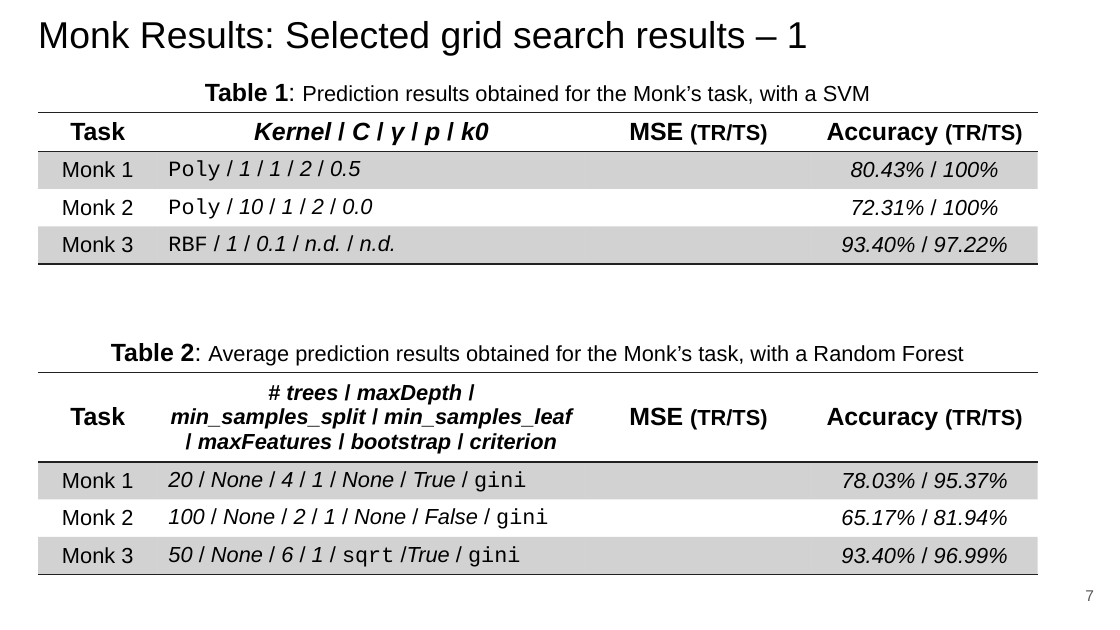
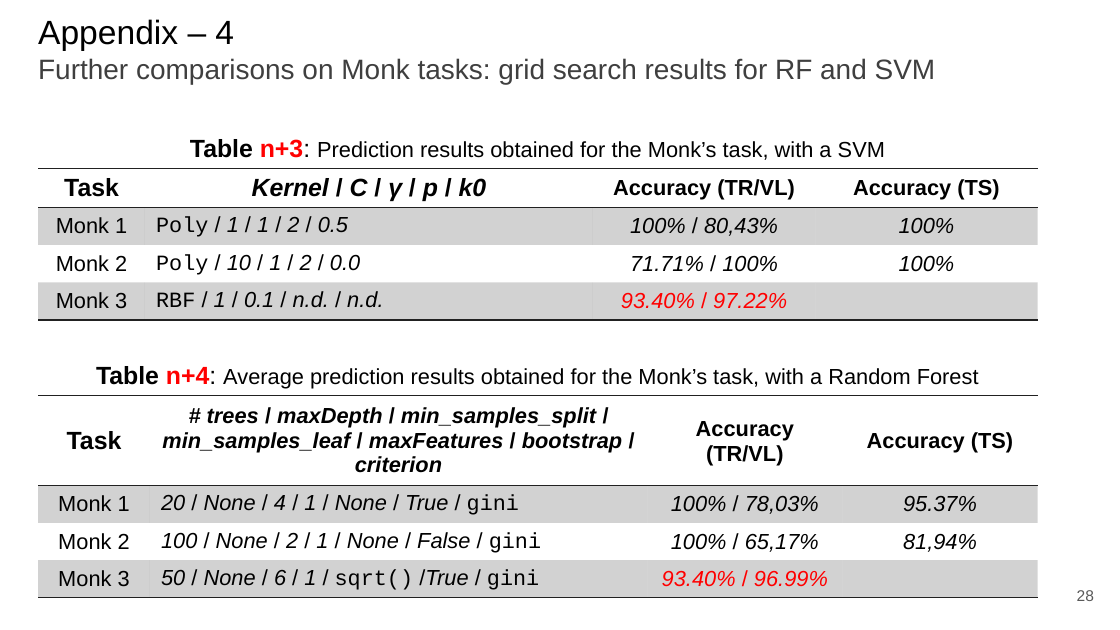
Before and after one commit to paolo-junior-mollica/machine-learning-project, a slide deck: slide 28 of relazione/ML-2023-PRJ-Slides-Demo.pptx (slide 7 before the commit). Drawn at 1120x630 pixels with LibreOffice and Linux fonts; fonts in the diff are those of the drawing. Boxes give left, top, right and bottom in pixels: in the first picture for what was removed or moved away, otherwise in the second. Text is boxed around its words. In the diff, an @@ line names an element or a change of style, - is before the commit and + after.

Commit message:
Added MONK to presentation (with troubled plots & data)

```diff
--- a/relazione/ML-2023-PRJ-Slides-Demo.pptx
+++ b/relazione/ML-2023-PRJ-Slides-Demo.pptx
@@ title at (38, 19, 936, 84): text changed; size 24 to 18 pt; text colour #000000 to #3F3F3F @@
-Monk Results: Selected grid search results – 1
+Appendix – 4
+Further comparisons on Monk tasks: grid search results for RF and SVM
@@ text at (190, 139, 885, 160): text changed @@
-Table 1: Prediction results obtained for the Monk’s task, with a SVM
+Table n+3: Prediction results obtained for the Monk’s task, with a SVM
@@ table at (38, 168, 1038, 321) @@
-row 1, column 3: MSE (TR/TS)
+row 1, column 3: Accuracy (TR/VL)
-row 1, column 4: Accuracy (TR/TS)
+row 1, column 4: Accuracy (TS)
-row 2, column 3: 
+row 2, column 3: 100% / 80,43%
-row 2, column 4: 80.43% / 100%
+row 2, column 4: 100%
-row 3, column 3: 
+row 3, column 3: 71.71% / 100%
-row 3, column 4: 72.31% / 100%
+row 3, column 4: 100%
-row 4, column 3: 
+row 4, column 3: 93.40% / 97.22%
-row 4, column 4: 93.40% / 97.22%
+row 4, column 4: 
@@ table: place and size @@
-table at (38, 112, 1037, 265)
+table at (38, 168, 1038, 321)
@@ text at (96, 366, 979, 389): text changed @@
-Table 2: Average prediction results obtained for the Monk’s task, with a Random Forest
+Table n+4: Average prediction results obtained for the Monk’s task, with a Random Forest
@@ table at (38, 395, 1037, 597) @@
-row 1, column 3: MSE (TR/TS)
+row 1, column 3: Accuracy (TR/VL)
-row 1, column 4: Accuracy (TR/TS)
+row 1, column 4: Accuracy (TS)
-row 2, column 3: 
+row 2, column 3: 100% / 78,03%
-row 2, column 4: 78.03% / 95.37%
+row 2, column 4: 95.37%
-row 3, column 3: 
+row 3, column 3: 100% / 65,17%
-row 3, column 4: 65.17% / 81.94%
+row 3, column 4: 81,94%
-row 4: Monk 3 | 50 / None / 6 / 1 / sqrt /True / gini |  | 93.40% / 96.99%
+row 4: Monk 3 | 50 / None / 6 / 1 / sqrt() /True / gini | 93.40% / 96.99% | 
@@ table: place and size @@
-table at (38, 373, 1037, 575)
+table at (38, 395, 1037, 597)
@@ page number at (1077, 590, 1094, 601): text changed @@
-7
+28
```
Also in this commit, not shown: 10 other slides changed, 4 slides added, 2 slides removed.
